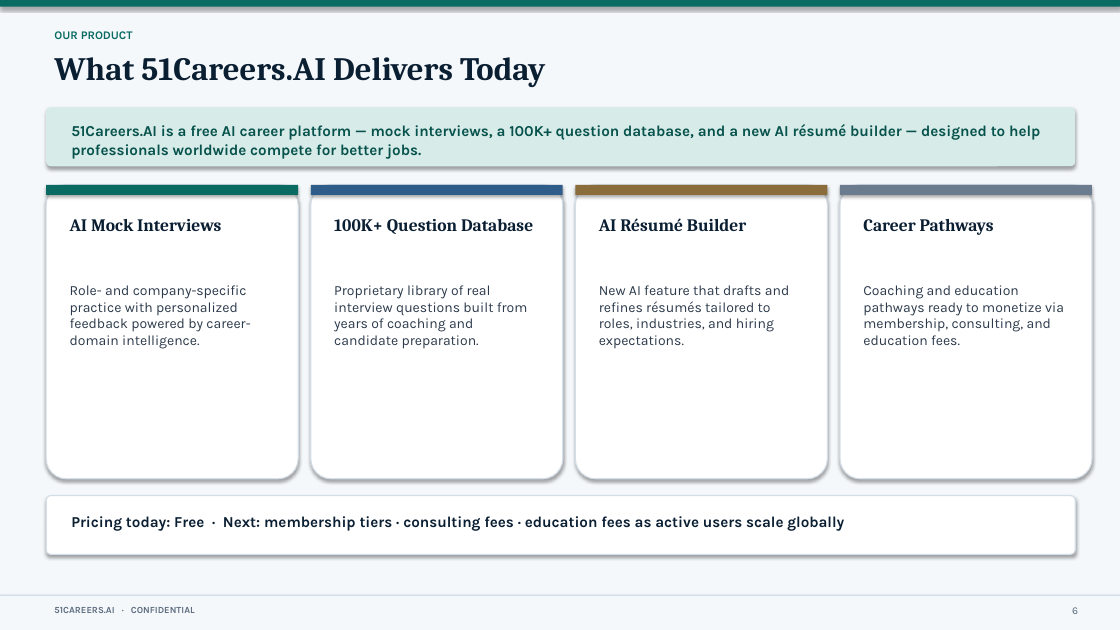
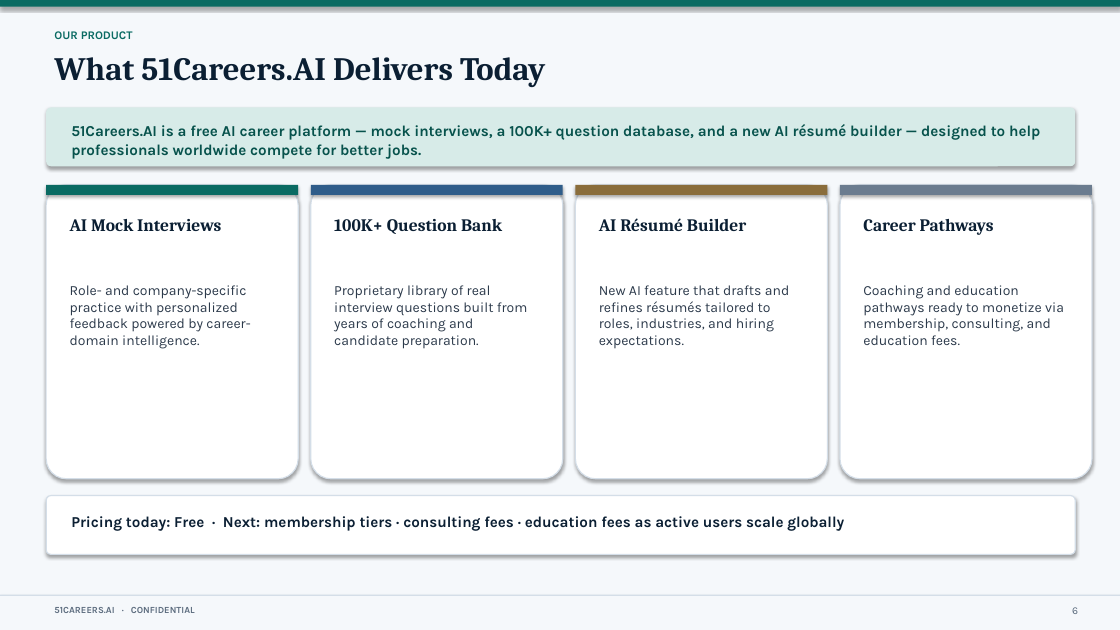
Before and after one commit to anthonyleedu/anthonyleedu, a slide deck: slide 6 of 51Careers_AI_Investor_Presentation.pptx. Drawn at 1120x630 pixels with LibreOffice and Linux fonts; fonts in the diff are those of the drawing. Boxes give left, top, right and bottom in pixels: in the first picture for what was removed or moved away, otherwise in the second. Text is boxed around its words. In the diff, an @@ line names an element or a change of style, - is before the commit and + after.

```diff
--- a/51Careers_AI_Investor_Presentation.pptx
+++ b/51Careers_AI_Investor_Presentation.pptx
@@ text at box(334, 219, 502, 234): text changed @@
-100K+ Question Database
+100K+ Question Bank
```
Also in this commit, not shown: 11 other slides changed, 1 other file.
